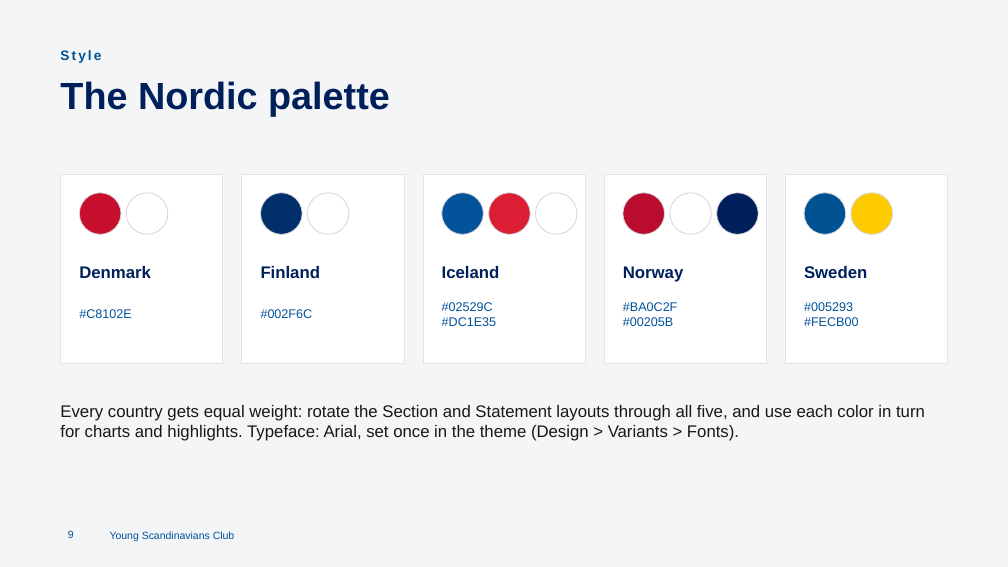
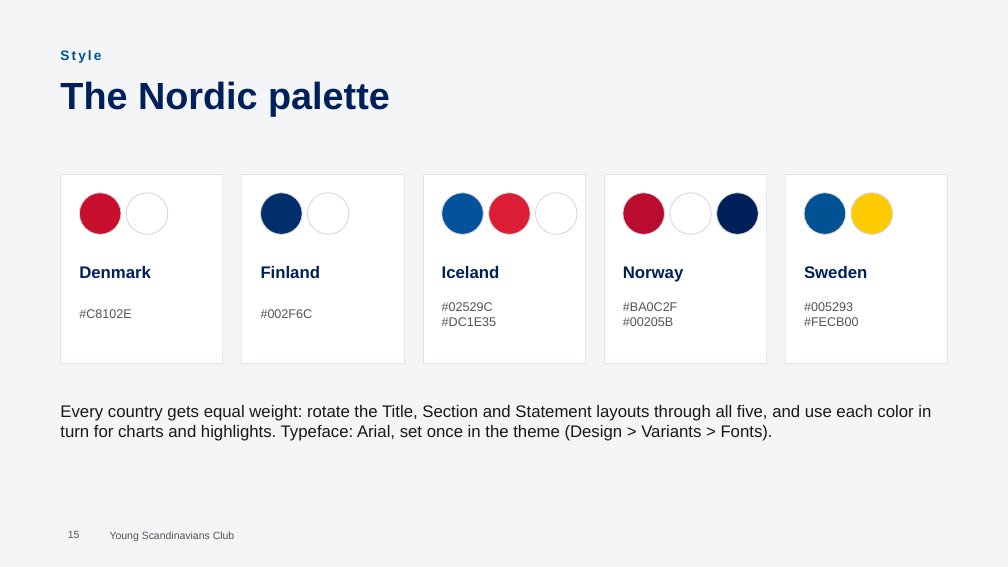
Before and after one commit to Young-Scandinavians-Club/ysc.org, a slide deck: slide 15 of docs/presentation-template/YSC-presentation-template.pptx (slide 9 before the commit). Drawn at 1008x567 pixels with LibreOffice and Linux fonts; fonts in the diff are those of the drawing; background and template pictures are left out. Boxes give left, top, right and bottom in pixels: in the first picture for what was removed or moved away, otherwise in the second. Text is boxed around its words. In the diff, an @@ line names an element or a change of style, - is before the commit and + after.

```diff
--- a/docs/presentation-template/YSC-presentation-template.pptx
+++ b/docs/presentation-template/YSC-presentation-template.pptx
@@ text at [60, 405, 931, 441]: text changed @@
-Every country gets equal weight: rotate the Section and Statement layouts through all five, and use each color in turn for charts and highlights. Typeface: Arial, set once in the theme (Design > Variants > Fonts).
+Every country gets equal weight: rotate the Title, Section and Statement layouts through all five, and use each color in turn for charts and highlights. Typeface: Arial, set once in the theme (Design > Variants > Fonts).
@@ page number at [68, 531, 80, 538]: text changed; text colour #02529C to #52525B @@
-9
+15
@@ text colour #02529C to #52525B in 6 elements at [79, 309, 131, 318], [261, 309, 313, 318], [442, 302, 497, 326], [623, 302, 678, 326], [804, 302, 859, 326], [110, 531, 235, 541] @@
```
Also in this commit, not shown: 6 other slides changed, 7 slides added, 1 other file.
